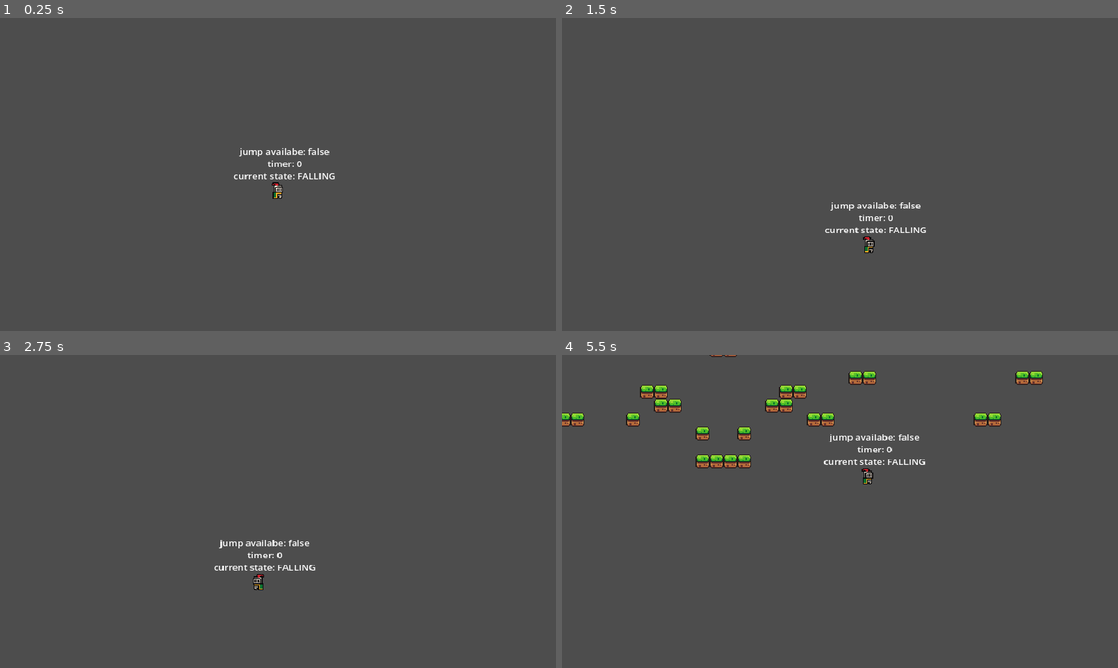
Above: before the commit, frames 1-4 (two rows, left to right).
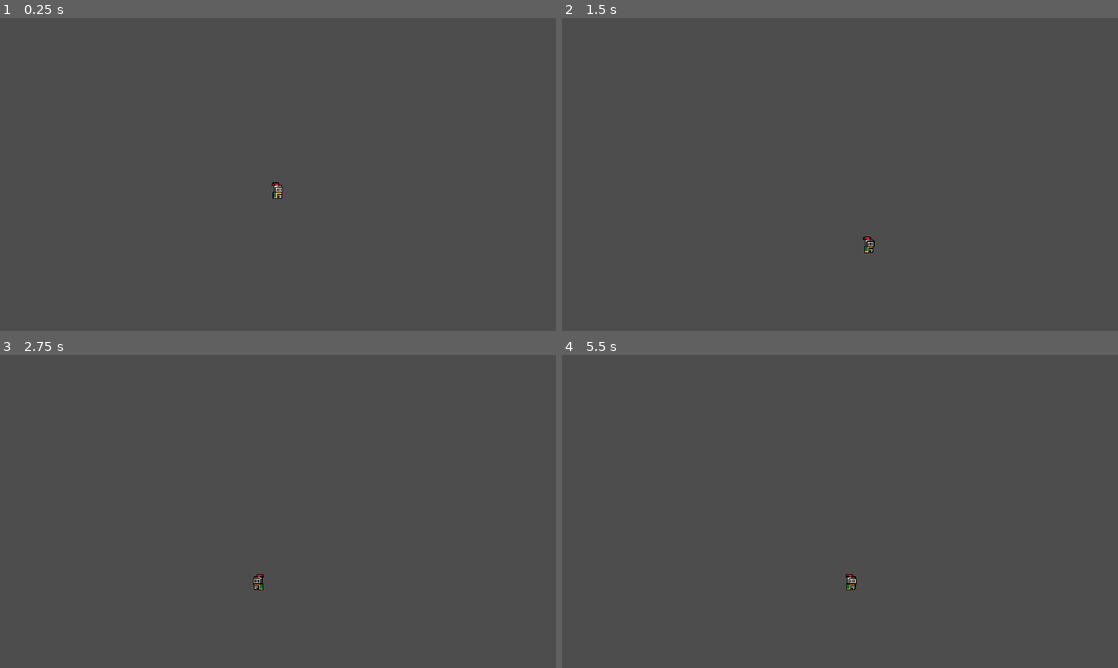
Above: after the commit, the same moments.

Repository: danielvogelsang/project-daydream
Game: Godot game, scene res://scenes/level/level/level.tscn
Two runs of this game, one before a commit and one after it. Both use one fixed random seed, a clock stepped at 60 frames per second and the inputs below.
Inputs:
- Up to frame 1 (0.25 s): no input
- Up to frame 2 (1.5 s): tap Enter (ui_accept) at 0.5, 0.6 s; hold Space (jump) 0.53-1.28 s; hold D (right) from 0.53 s (still down); tap Space (jump) at 1.35 s
- Up to frame 3 (2.75 s): tap Space (jump) at 1.52, 1.82 s; tap Enter (ui_accept) at 1.55, 2.1 s; release D (right) at 2.03 s; hold A (left) from 2.03 s (still down); hold Space (jump) from 2.03 s (still down)
- Up to frame 4 (5.5 s): release A (left) at 2.78 s; release Space (jump) at 2.78 s; hold D (right) 2.78-4.28 s; tap Enter (ui_accept) at 2.85, 4.35, 5.1 s; tap Space (jump) at 3.02, 3.32, 4.52, 4.82 s; hold Space (jump) 3.53-4.28 s; tap P (debug) at 4.15 s; hold A (left) 4.28-5.03 s; hold D (right) from 5.03 s (still down); hold Space (jump) from 5.03 s (still down)

The runs differ from the first frame. In frame 1, 0.4% of the frame differs, in the area x 42-61%, y 41-52%; in frame 2, 0.4%; in frame 3, 0.4%; in frame 4, 3.2%, in the area x 0-87%, y 0-76%.

Commit message:
added debug menu

Diff:
--- a/project.godot
+++ b/project.godot
@@ -23,6 +23,13 @@
 
 [input]
 
+ui_right={
+"deadzone": 0.5,
+"events": [Object(InputEventKey,"resource_local_to_scene":false,"resource_name":"","device":-1,"window_id":0,"alt_pressed":false,"shift_pressed":false,"ctrl_pressed":false,"meta_pressed":false,"pressed":false,"keycode":4194321,"physical_keycode":0,"key_label":0,"unicode":0,"location":0,"echo":false,"script":null)
+, Object(InputEventJoypadButton,"resource_local_to_scene":false,"resource_name":"","device":0,"button_index":14,"pressure":0.0,"pressed":false,"script":null)
+, Object(InputEventJoypadMotion,"resource_local_to_scene":false,"resource_name":"","device":0,"axis":0,"axis_value":1.0,"script":null)
+]
+}
 left={
 "deadzone": 0.5,
 "events": [Object(InputEventKey,"resource_local_to_scene":false,"resource_name":"","device":-1,"window_id":0,"alt_press …(191 unchanged characters)…
--- /dev/null
+++ b/scenes/debug/debug_menu.gd
@@ -0,0 +1,56 @@
+extends CanvasLayer
+
+var player: Node
+var menu_items = []
+var selected_index = 0
+
+@onready var v_box_container: VBoxContainer = $VBoxContainer
+
+func _ready() -> void:
+	player = get_parent().get_node("Player")
+
+	menu_items = [
+		{"name": "No Clip", "ref": player, "property": "is_no_clip"},
+		{"name": "Quick Respawn", "ref": player, "property": "quick_respawn"},
+		{"name": "Debug Label", "ref": player, "property": "is_debug_label"}
+	]
+
+func _process(delta: float) -> void:
+	if Input.is_action_just_pressed("debug"):
+		visible = !visible
+	if player:
+		transform.origin = player.position + Vector2(-65, 30)
+	if visible:
+		input()
+		update_menu()
+
+func update_menu() -> void:
+	# clears old labels
+	for child in v_box_container.get_children():
+		v_box_container.remove_child(child)
+		child.queue_free()
+
+	for i in range(menu_items.size()):
+		var item = menu_items[i]
+		var value = item["ref"].get(item["property"])
+		var label = Label.new()
+		# lord have mercy
+		label.text = ("> " if i == selected_index else "  ") + item["name"] + " [" + ("ON" if value else "OFF") + "]"
+		v_box_container.add_child(label)
+
+func toggle_selected() -> void:
+	var item = menu_items[selected_index]
+	var current_value = item["ref"].get(item["property"])
+	item["ref"].set(item["property"], !current_value)
+	update_menu()
+
+func input() -> void:
+	if Input.is_action_just_released("ui_up"):
+		selected_index = (selected_index - 1 + menu_items.size()) % menu_items.size()
+		update_menu()
+	elif Input.is_action_just_released("ui_down"):
+		selected_index = (selected_index + 1) % menu_items.size()
+		update_menu()
+	elif Input.is_action_just_released("ui_accept"):
+		toggle_selected()
+		update_menu()
--- /dev/null
+++ b/scenes/debug/debug_menu.tscn
@@ -0,0 +1,14 @@
+[gd_scene load_steps=2 format=3 uid="uid://buelbnflaioii"]
+
+[ext_resource type="Script" path="res://scenes/debug/debug_menu.gd" id="1_ylhvv"]
+
+[node name="DebugMenu" type="CanvasLayer"]
+visible = false
+script = ExtResource("1_ylhvv")
+
+[node name="VBoxContainer" type="VBoxContainer" parent="."]
+anchors_preset = 15
+anchor_right = 1.0
+anchor_bottom = 1.0
+grow_horizontal = 2
+grow_vertical = 2
--- a/scenes/level/level/test_level.tscn
+++ b/scenes/level/level/test_level.tscn
@@ -1,8 +1,9 @@
-[gd_scene load_steps=4 format=4 uid="uid://dqy1utau3l1kp"]
+[gd_scene load_steps=5 format=4 uid="uid://dqy1utau3l1kp"]
 
 [ext_resource type="PackedScene" uid="uid://biq2l3gqa8yie" path="res://scenes/player/player.tscn" id="1_pdo7u"]
 [ext_resource type="Script" path="res://scenes/level/level/camera/Camera2D.gd" id="2_xui6b"]
 [ext_resource type="TileSet" uid="uid://21m3a66frqs6" path="res://tilemaps/test_tilemap.tres" id="3_256ua"]
+[ext_resource type="PackedScene" uid="uid://buelbnflaioii" path="res://scenes/debug/debug_menu.tscn" id="4_ny1k2"]
 
 [node name="TestLevel" type="Node2D"]
 
@@ -19,3 +20,6 @@
 [node name="TileMapLayer" type="TileMapLayer" parent="."]
 tile_map_data = PackedByteArray("AAAcAEIAAAAAAAAAAAAdAEIAAAAAAAAAAAAeAEIAAAAAAAAAAAAfAEIAAAAAAAAAAAAgAEIAAAAAAAAAAAAhAE …(2944 unchanged characters)…
 tile_set = ExtResource("3_256ua")
+
+[node name="DebugMenu" parent="." instance=ExtResource("4_ny1k2")]
+follow_viewport_enabled = true
--- a/scenes/player/player.gd
+++ b/scenes/player/player.gd
@@ -52,6 +52,7 @@
 var slow_down_timer: float = 0.0
 var slow_down_multiplier: float = 0.1
 var last_x_position_on_floor: float
+var last_y_position_on_floor: float
 var x_movement_threshold: float = 5.0
 # player stretch and squash
 var player_stretch: Vector2 = Vector2(0.6, 1.4)
@@ -59,17 +60,21 @@
 var scale_back_speed: float = 3.0
 
 ### DEBUGGING
+# label
 @onready var debug_label: Label = $DebugLabel
-@onready var gpu_particles_2d: GPUParticles2D = $GPUParticles2D
+var is_debug_label: bool = false
+# trail
 @onready var trail: Line2D = $Trail
-var max_points: int = 50 # trail max points before removing the last one
+var max_points: int = 100
+# no clip activates with debug button
+var is_no_clip: bool = false
+var no_clip_speed: float = 200.0
+# quick respawn
+@export var quick_respawn: bool = false
+var respawn_window: float = 200
 
 # shows jump height in blocks (16 pixels each), not for setting jump height, ignores apex slowdown
-@export var jump_height: float = ( (JUMP_VELOCITY * JUMP_VELOCITY) / (2 * GRAVITY) ) / 16
-
-# no clip activates with debug button
-var no_clip: bool = false
-var no_clip_speed: float = 200.0
+# @export var jump_height: float = ( (JUMP_VELOCITY * JUMP_VELOCITY) / (2 * GRAVITY) ) / 16
 
 func calculate_states() -> void:
 	if is_on_floor():
@@ -85,6 +90,9 @@
 
 	was_on_ground = previous_state in [PlayerState.IDLE, PlayerState.RUNNING]
 	was_in_air = previous_state in [PlayerState.JUMPING, PlayerState.FALLING]
+	# kind of a state thing, not really though
+	if not is_no_clip:
+		collision_mask = 1
 
 func change_state(new_state: PlayerState):
 	previous_state = current_state
@@ -102,9 +110,6 @@
 
 	# stomp
 	handle_stomp_input()
-
-	# noclip
-	handle_debug_input()
 
 func move_left() -> void:
 	current_direction = Playerdirection.LEFT
@@ -148,15 +153,12 @@
 	if Input.is_action_just_pressed("down") and velocity.y > -stomp_apex:
 		velocity.y = MAX_FALL_SPEED
 
-func handle_debug_input() -> void:
-	if Input.is_action_just_pressed("debug"):
-		no_clip = !no_clip
-
 # handles direction changes midair and starts slowdown timer
 func direction_change_slowdown() -> void:
 	# saves global x position for comparison
 	if is_on_floor():
 		last_x_position_on_floor = global_position.x
+		last_y_position_on_floor = global_position.y
 	if previous_direction != current_direction and not is_on_floor():
 		# ensures timer doesn't start if player doesn't move on x-axis
 		if abs(global_position.x - last_x_position_on_floor) > x_movement_threshold:
@@ -205,7 +207,6 @@
 		can_combo = true
 	# when combo successful
 	if current_state == PlayerState.JUMPING and perfect_jump_timer > 0 and can_combo:
-		gpu_particles_2d.restart()
 		if combo_counter < combo_max:
 			combo_counter += 1
 			current_jump_velocity += combo_gain
@@ -244,9 +245,12 @@
 	coyote_timer = timers[3]
 
 func update_debug_label() -> void:
-	debug_label.text = "jump availabe: %s\ntimer: %s\ncurrent state: %s" % [
-		jump_available, coyote_timer, PlayerState.keys()[current_state]
-		]
+	if is_debug_label:
+		debug_label.show()
+		debug_label.text = "jump availabe: %s\ntimer: %s\nmask: %s" % [
+			jump_available, coyote_timer, collision_mask
+			]
+	else: debug_label.hide()
 
 # debugging trail for jump visualization
 func draw_trail() -> void:
@@ -258,9 +262,7 @@
 		trail.clear_points()
 
 func handle_no_clip() -> void:
-	if Input.is_action_just_pressed("debug"):
-		no_clip = !no_clip
-	if no_clip:
+	if is_no_clip:
 		collision_mask = 0
 		velocity = Vector2()
 		if Input.is_action_pressed("right"):
@@ -272,11 +274,16 @@
 		if Input.is_action_pressed("down"):
 			velocity.y += no_clip_speed
 		move_and_slide()
-	if not no_clip:
-		collision_mask = 1
+
+
+func handle_quick_respawn() -> void:
+	if quick_respawn:
+		if last_y_position_on_floor:
+			if position.y > last_y_position_on_floor + respawn_window:
+				position = Vector2(last_x_position_on_floor, last_y_position_on_floor)
 
 func _physics_process(delta: float) -> void:
-	if no_clip:
+	if is_no_clip:
 		process_no_clip(delta)
 	else:
 		process_normal(delta)
@@ -294,6 +301,7 @@
 	handle_coyote_timer()
 	draw_trail()
 	update_debug_label()
+	handle_quick_respawn()
 
 func process_no_clip(delta: float) -> void:
 	handle_no_clip()
--- a/scenes/player/player.tscn
+++ b/scenes/player/player.tscn
@@ -314,15 +314,9 @@
 radius = 6.0
 height = 15.86
 
-[sub_resource type="ParticleProcessMaterial" id="ParticleProcessMaterial_71ub5"]
-particle_flag_disable_z = true
-gravity = Vector3(0, 0, 0)
-
-[sub_resource type="CurveTexture" id="CurveTexture_d03hr"]
-width = 32
-
 [node name="Player" type="CharacterBody2D"]
 script = ExtResource("1_bgs47")
+quick_respawn = true
 
 [node name="AnimatedSprite2D" type="AnimatedSprite2D" parent="."]
 sprite_frames = SubResource("SpriteFrames_75p20")
@@ -333,6 +327,7 @@
 shape = SubResource("CapsuleShape2D_3ofsw")
 
 [node name="DebugLabel" type="Label" parent="."]
+visible = false
 z_index = 1
 offset_left = -51.0
 offset_top = -49.0
@@ -351,12 +346,3 @@
 position = Vector2(0, 12)
 width = 3.0
 default_color = Color(0.0941176, 1, 1, 1)
-
-[node name="GPUParticles2D" type="GPUParticles2D" parent="."]
-visible = false
-position = Vector2(0, 12)
-emitting = false
-amount = 1
-process_material = SubResource("ParticleProcessMaterial_71ub5")
-texture = SubResource("CurveTexture_d03hr")
-one_shot = true
Not shown: 1 places in scenes/player/player.tscn that only renumber resources
